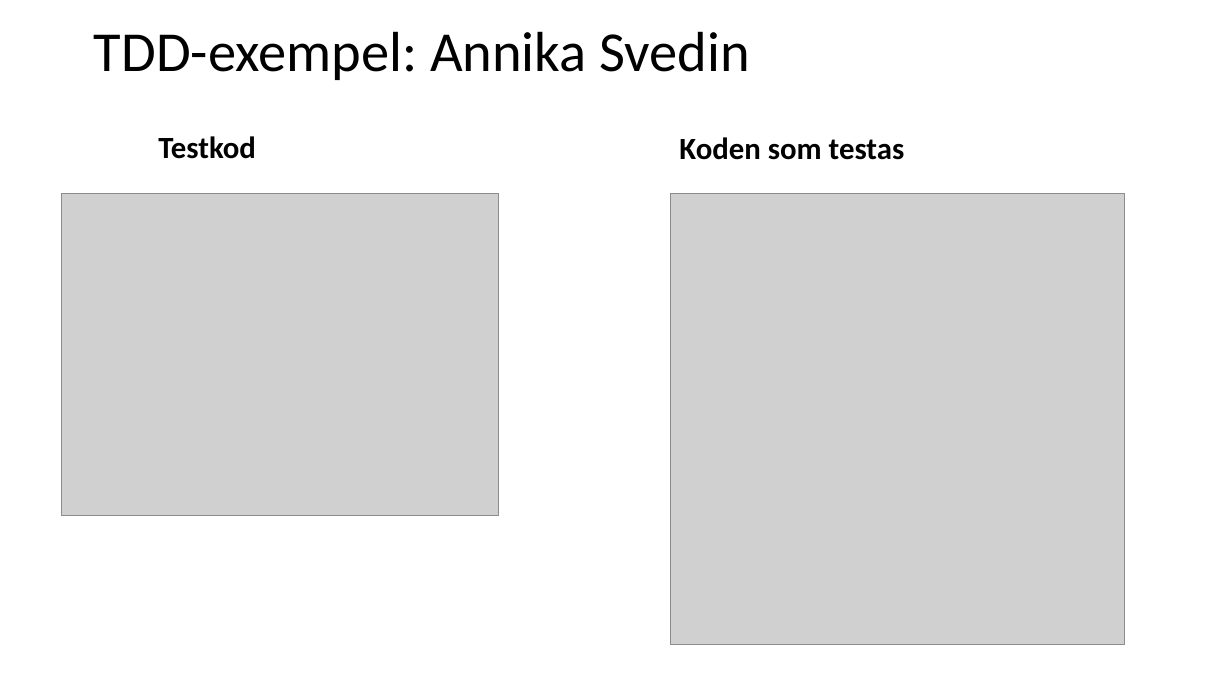
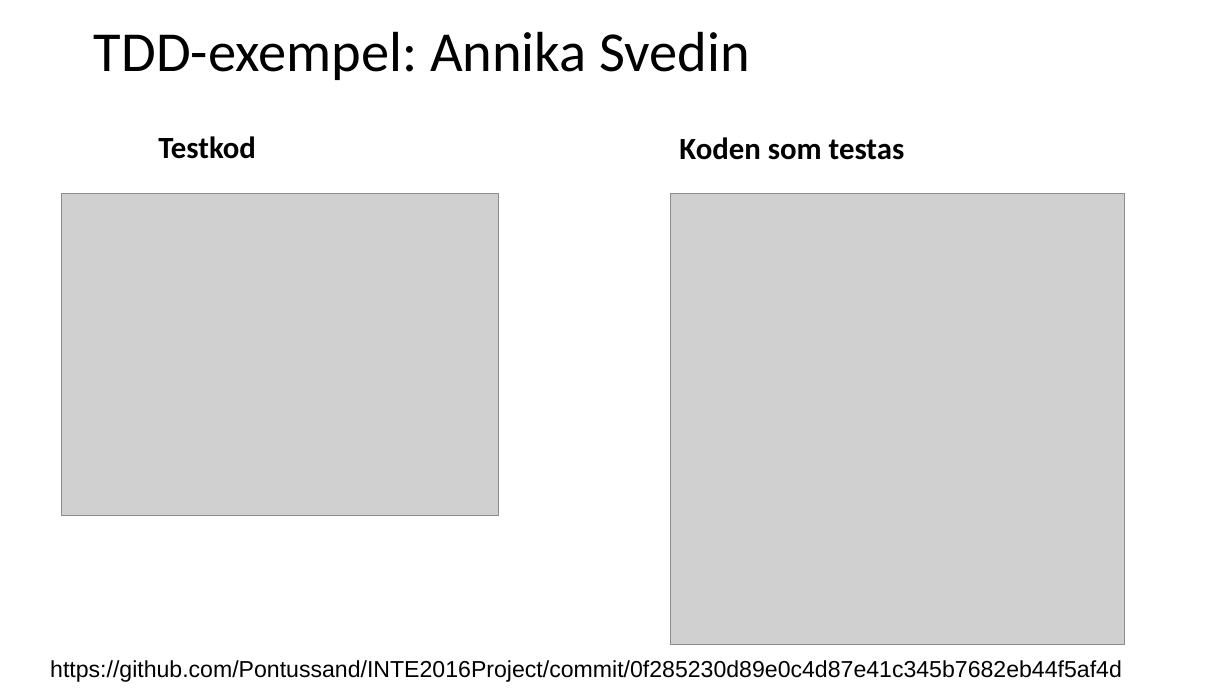
Before and after one commit to Pontussand/INTE2016Project, a slide deck: slide 5 of reports/Slutredovisning/slutredovisning_grupp2.pptx. Drawn at 1232x693 pixels with LibreOffice and Linux fonts; fonts in the diff are those of the drawing; grey boxes stand for pictures. Boxes give left, top, right and bottom in pixels: in the first picture for what was removed or moved away, otherwise in the second. Text is boxed around its words. In the diff, an @@ line names an element or a change of style, - is before the commit and + after.

Commit message:
Skrev de sista testerna för touch utifrån ekvivalensklasserna + uppdaterade ekvivalensklasserna (dokumentet) + variabel för maxlängd för FSO + uppdaterade testfallen för bestlutstabell (tillsammans med övriga) + fyllde på slutrapporten med TDD-utvärdering, Pontus TDD, info om ekvivalensklasser och beslutstabeller, granskning, byggskript (tilsammans med övriga)

```diff
--- a/reports/Slutredovisning/slutredovisning_grupp2.pptx
+++ b/reports/Slutredovisning/slutredovisning_grupp2.pptx
@@ text added at (x1=50, y1=660, x2=1122, y2=682), 18 pt, text #000000 @@
+https://github.com/Pontussand/INTE2016Project/commit/0f285230d89e0c4d87e41c345b7682eb44f5af4d
```
Also in this commit, not shown: 13 other slides changed, 8 slides added, 6 slides removed, 4 other files.
